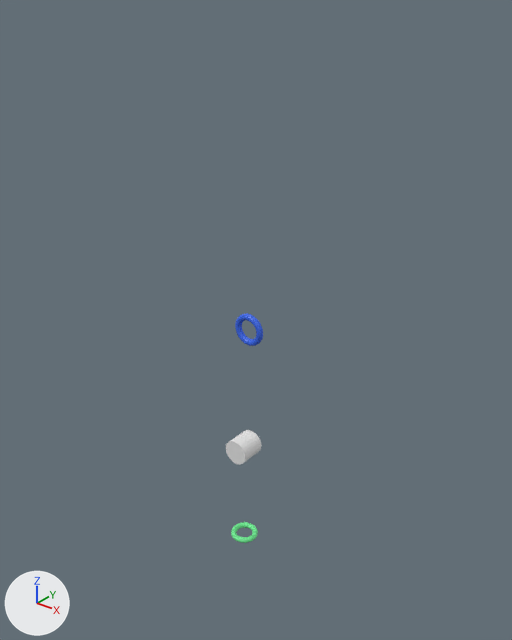
Renders of the glTF model resources/gltf/Level1.glb from each side of a commit.
Camera for both pictures: a camera (50 mm lens) standing at (29.4, -35.3, 23.3) and looking at (0.5, 0.9, 0.9). The lights are fixed; the arrows at lower left show +X, +Y and +Z.

Script lines for the objects in view, before the commit:
```python
me_cylinder = bpy.data.meshes.new('Cylinder')
me_cylinder.from_pydata(...)  # a 32-sided cylinder along y spanning x -1.0..1.0, y -1.0..1.0, z -11.0..-9.0
me_torus = bpy.data.meshes.new('Torus')
me_torus.from_pydata(...)  # a torus around z (ring radius 0.9, tube radius 0.23) spanning x -1.12..1.12, y -1.12..1.12, z -18.93..-18.48
me_torus.materials.append(mat_material_002)  # green #6ce78f
ob_cylinder = bpy.data.objects.new('Cylinder', me_cylinder)
ob_cylinder.location = (0.0, 0.0, 0.0)
ob_torus = bpy.data.objects.new('Torus', me_torus)
ob_torus.location = (0.0, 0.0, 0.0)
```
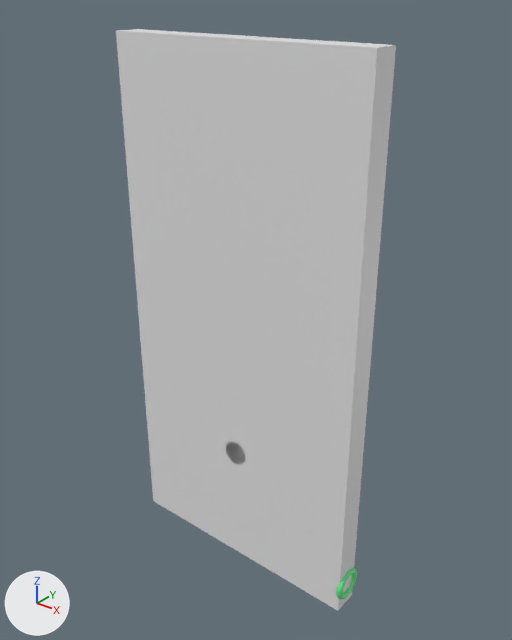
Boxes (x1, y1, x2, y2) around the edits, measured in the pictures (512 x 640 px):
'Plane.014', added: after (116, 31, 377, 611)
'Plane.013', added: after (338, 45, 396, 610)
'Plane.011', added: after (118, 29, 392, 48)
'destination.002', added: after (336, 568, 357, 600)
'Torus', deleted: before (231, 522, 258, 543)

What changed in the scene script:
```text
Add me_plane_014:
    me_plane_014.from_pydata([(10.0, -1.0, -20.0), (-10.0, -1.0, -20.0), (10.0, -1.0, 20.0), (-10.0, -1.0, 20.0)], [], [(0, 1, 3), (0, 3, 2)])
Add me_plane_013:
    me_plane_013.from_pydata([(10.0, 1.0, -20.0), (10.0, -1.0, -20.0), (10.0, 1.0, 20.0), (10.0, -1.0, 20.0)], [], [(0, 1, 3), (0, 3, 2)])
Add me_plane_011:
    me_plane_011.from_pydata([(10.0, 1.0, 20.0), (10.0, -1.0, 20.0), (-10.0, 1.0, 20.0), (-10.0, -1.0, 20.0)], [], [(0, 1, 3), (0, 3, 2)])
Add me_torus_007:
    me_torus_007.from_pydata(...)  # a torus around x (ring radius 1.0, tube radius 0.25) spanning x 9.75..10.25, y -1.25..1.25, z -19.25..-16.75
    me_torus_007.materials.append(mat_material_002)  # green #6ce78f
Remove ob_torus:
    ob_torus = bpy.data.objects.new('Torus', me_torus)
    ob_torus.location = (0.0, 0.0, 0.0)
Add ob_plane_014:
    ob_plane_014 = bpy.data.objects.new('Plane.014', me_plane_014)
    ob_plane_014.location = (0.0, 0.0, 0.0)
Add ob_plane_013:
    ob_plane_013 = bpy.data.objects.new('Plane.013', me_plane_013)
    ob_plane_013.location = (0.0, 0.0, 0.0)
Add ob_plane_011:
    ob_plane_011 = bpy.data.objects.new('Plane.011', me_plane_011)
    ob_plane_011.location = (0.0, 0.0, 0.0)
Add ob_destination_002:
    ob_destination_002 = bpy.data.objects.new('destination.002', me_torus_007)
    ob_destination_002.location = (0.0, 0.0, 0.0)
```
